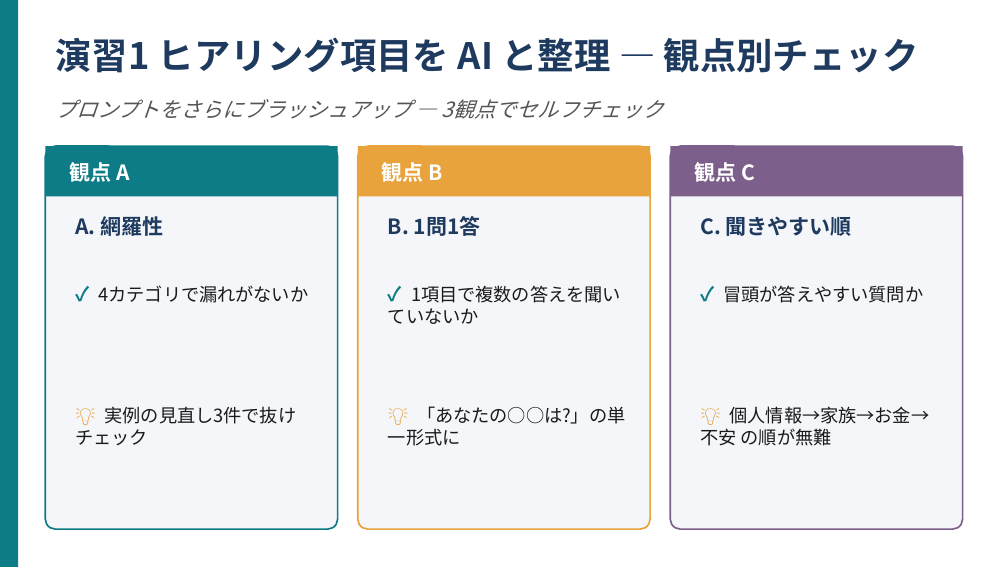
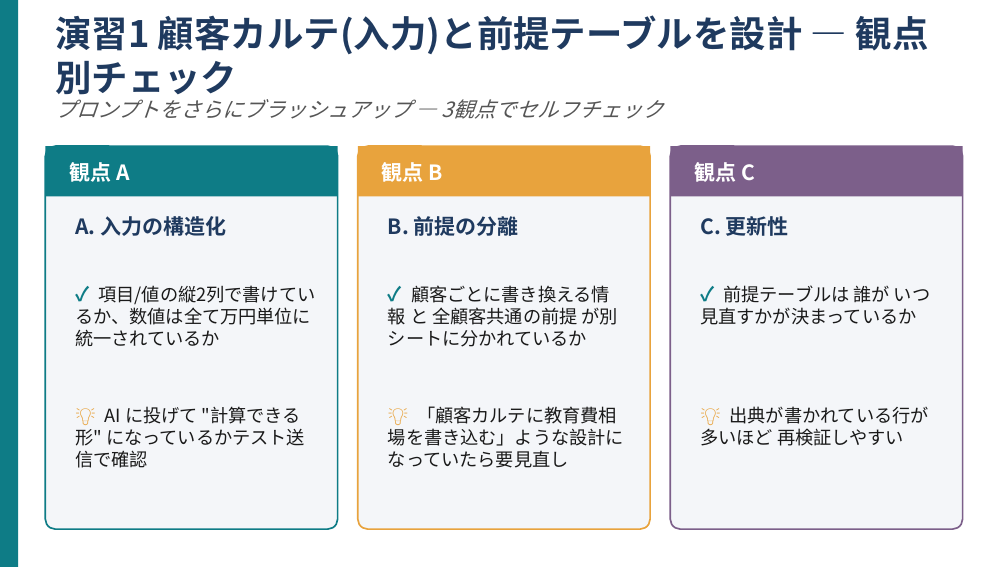
Before and after one commit to kana-story-321/github.io, a slide deck: slide 5 of lecture_pptx/out/s17/ワーク01.pptx. Drawn at 1008x567 pixels with LibreOffice and Linux fonts; fonts in the diff are those of the drawing. Boxes give left, top, right and bottom in pixels: in the first picture for what was removed or moved away, otherwise in the second. Text is boxed around its words. In the diff, an @@ line names an element or a change of style, - is before the commit and + after.

```diff
--- a/lecture_pptx/out/s17/ワーク01.pptx
+++ b/lecture_pptx/out/s17/ワーク01.pptx
@@ text at (55,15,929,101): text changed @@
-演習1 ヒアリング項目を AI と整理 — 観点別チェック
+演習1 顧客カルテ(入力)と前提テーブルを設計 — 観点別チェック
@@ text at (75,216,226,236): text changed @@
-A. 網羅性
+A. 入力の構造化
@@ text at (388,216,519,236): text changed @@
-B. 1問1答
+B. 前提の分離
@@ text at (700,216,789,236): text changed @@
-C. 聞きやすい順
+C. 更新性
@@ text at (75,285,316,347): text changed @@
-✓ 4カテゴリで漏れがないか
+✓ 項目/値の縦2列で書けているか、数値は全て万円単位に統一されているか
@@ text at (388,285,618,347): text changed @@
-✓ 1項目で複数の答えを聞いていないか
+✓ 顧客ごとに書き換える情報 と 全顧客共通の前提 が別シートに分かれているか
@@ text at (700,285,930,325): text changed @@
-✓ 冒頭が答えやすい質問か
+✓ 前提テーブルは 誰が いつ 見直すかが決まっているか
@@ text at (75,406,305,468): text changed @@
-💡 実例の見直し3件で抜けチェック
+💡 AI に投げて "計算できる形" になっているかテスト送信で確認
@@ text at (388,406,624,468): text changed @@
-💡 「あなたの○○は?」の単一形式に
+💡 「顧客カルテに教育費相場を書き込む」ような設計になっていたら要見直し
@@ text at (700,406,929,446): text changed @@
-💡 個人情報→家族→お金→不安 の順が無難
+💡 出典が書かれている行が多いほど 再検証しやすい
```
Also in this commit, not shown: 7 other slides changed, 10 other files.
